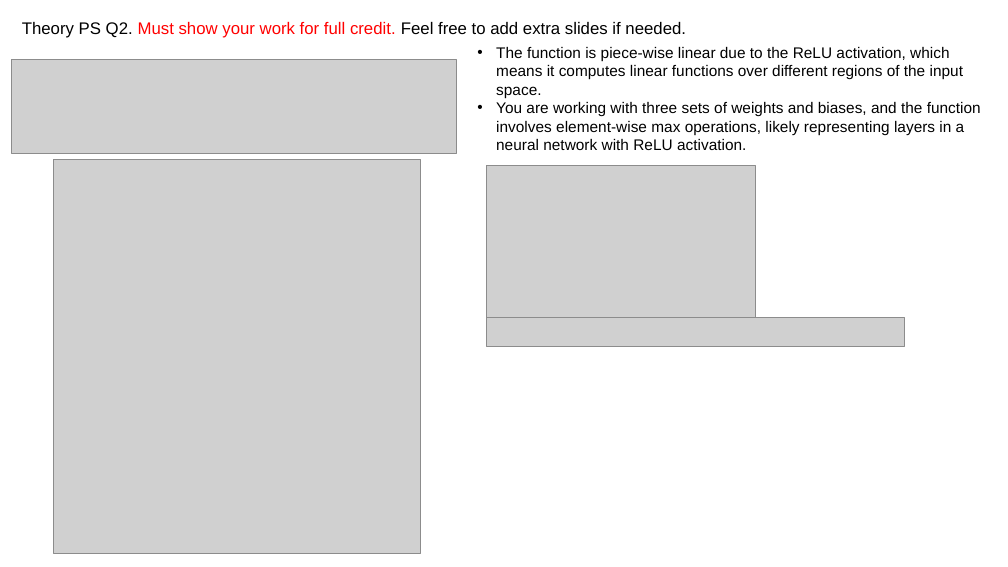
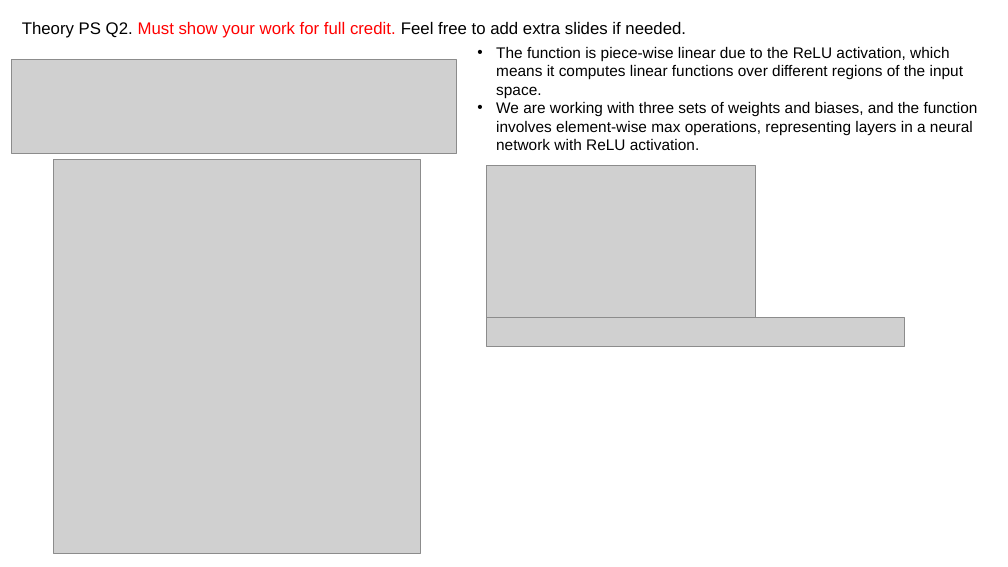
Before and after one commit to mccarvik/georgia_tech, a slide deck: slide 5 of deep_learning/2_assign/assignment2/report-template-a2 - McCarville.pptx. Drawn at 1008x567 pixels with LibreOffice and Linux fonts; fonts in the diff are those of the drawing; grey boxes stand for pictures. Boxes give left, top, right and bottom in pixels: in the first picture for what was removed or moved away, otherwise in the second. Text is boxed around its words. In the diff, an @@ line names an element or a change of style, - is before the commit and + after.

```diff
--- a/deep_learning/2_assign/assignment2/report-template-a2 - McCarville.pptx
+++ b/deep_learning/2_assign/assignment2/report-template-a2 - McCarville.pptx
@@ text at (496,102,978,150): text changed @@
-• You are working with three sets of weights and biases, and the function involves element-wise max operations, likely representing layers in a neural network with ReLU activation.
+• We are working with three sets of weights and biases, and the function involves element-wise max operations, representing layers in a neural network with ReLU activation.
```
Also in this commit, not shown: 6 other slides changed, 2 other files.
